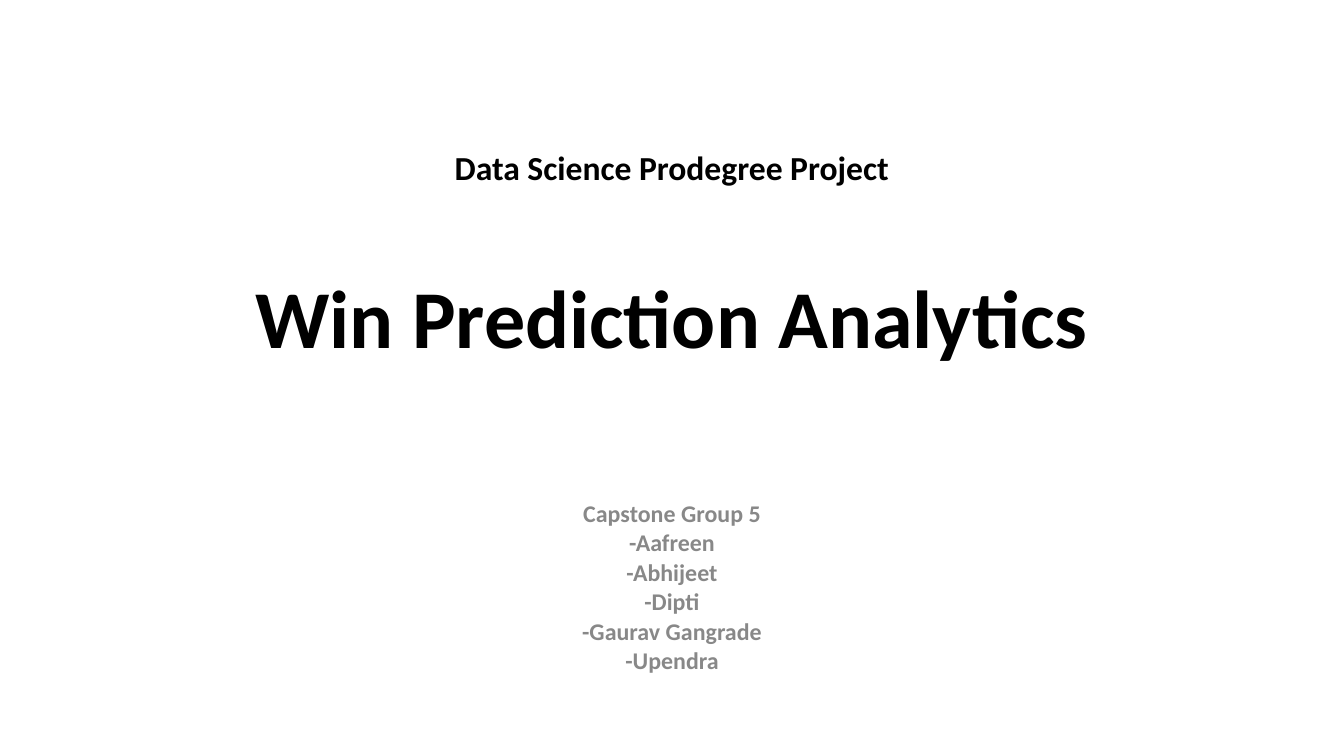
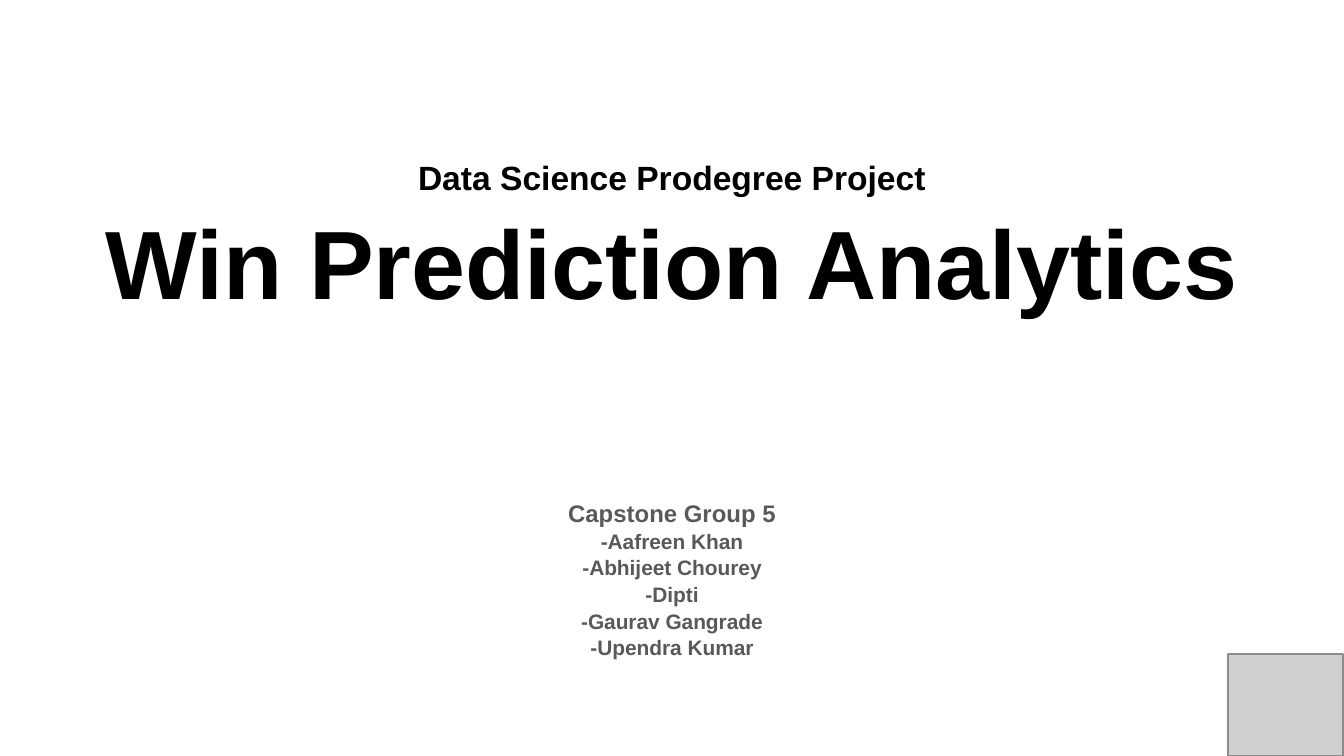
Before and after one commit to imkushwaha/Win_Prediction_Analytics, a slide deck: slide 1 of Presentation_Report.pptx. Drawn at 1344x756 pixels with LibreOffice and Linux fonts; fonts in the diff are those of the drawing; grey boxes stand for pictures; background and template pictures are left out. Boxes give left, top, right and bottom in pixels: in the first picture for what was removed or moved away, otherwise in the second. Text is boxed around its words. In the diff, an @@ line names an element or a change of style, - is before the commit and + after.

```diff
--- a/Presentation_Report.pptx
+++ b/Presentation_Report.pptx
@@ title "Win Prediction Analytics": place and size @@
-title "Win Prediction Analytics" at box(255, 290, 1088, 361)
+title "Win Prediction Analytics" at box(106, 228, 1237, 316)
@@ title "Win Prediction Analytics" at box(106, 228, 1237, 316): size 44 to 52 pt, font Calibri to Arial @@
@@ text "Data Science Prodegree Project": place and size @@
-text "Data Science Prodegree Project" at box(455, 156, 889, 186)
+text "Data Science Prodegree Project" at box(418, 165, 926, 196)
@@ text "Data Science Prodegree Project" at box(418, 165, 926, 196): font Calibri to Arial @@
@@ subtitle at box(568, 505, 775, 633): font Calibri to Arial, text colour #888888 to #595959 in "Capstone Group 5", "-Dipti", "-Gaurav Gangrade"; size 12.8 to 11.2 pt in "-Dipti", "-Gaurav Gangrade" @@
@@ subtitle at box(582, 534, 762, 580): text changed; size 12.8 to 11.2 pt; font Calibri to Arial; text colour #888888 to #595959 @@
--Aafreen
--Abhijeet
+-Aafreen Khan
+-Abhijeet Chourey
@@ subtitle at box(590, 640, 754, 660): text changed; size 12.8 to 11.2 pt; font Calibri to Arial; text colour #888888 to #595959 @@
--Upendra
+-Upendra Kumar
@@ picture added at box(1228, 655, 1343, 756) @@
```
Also in this commit, not shown: 12 other slides changed, 3 slides added, 3 slides removed, 1 other file.
